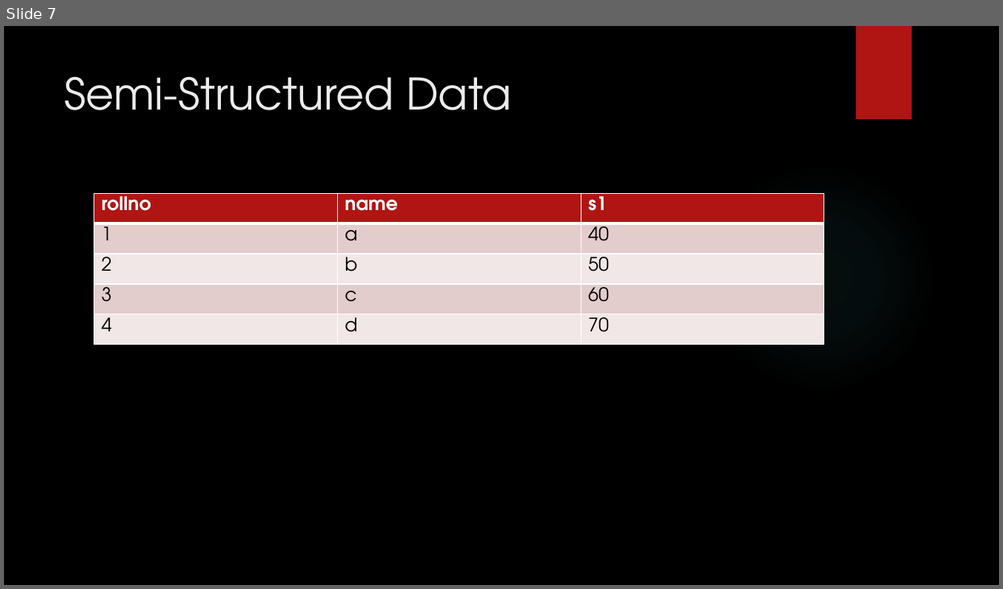
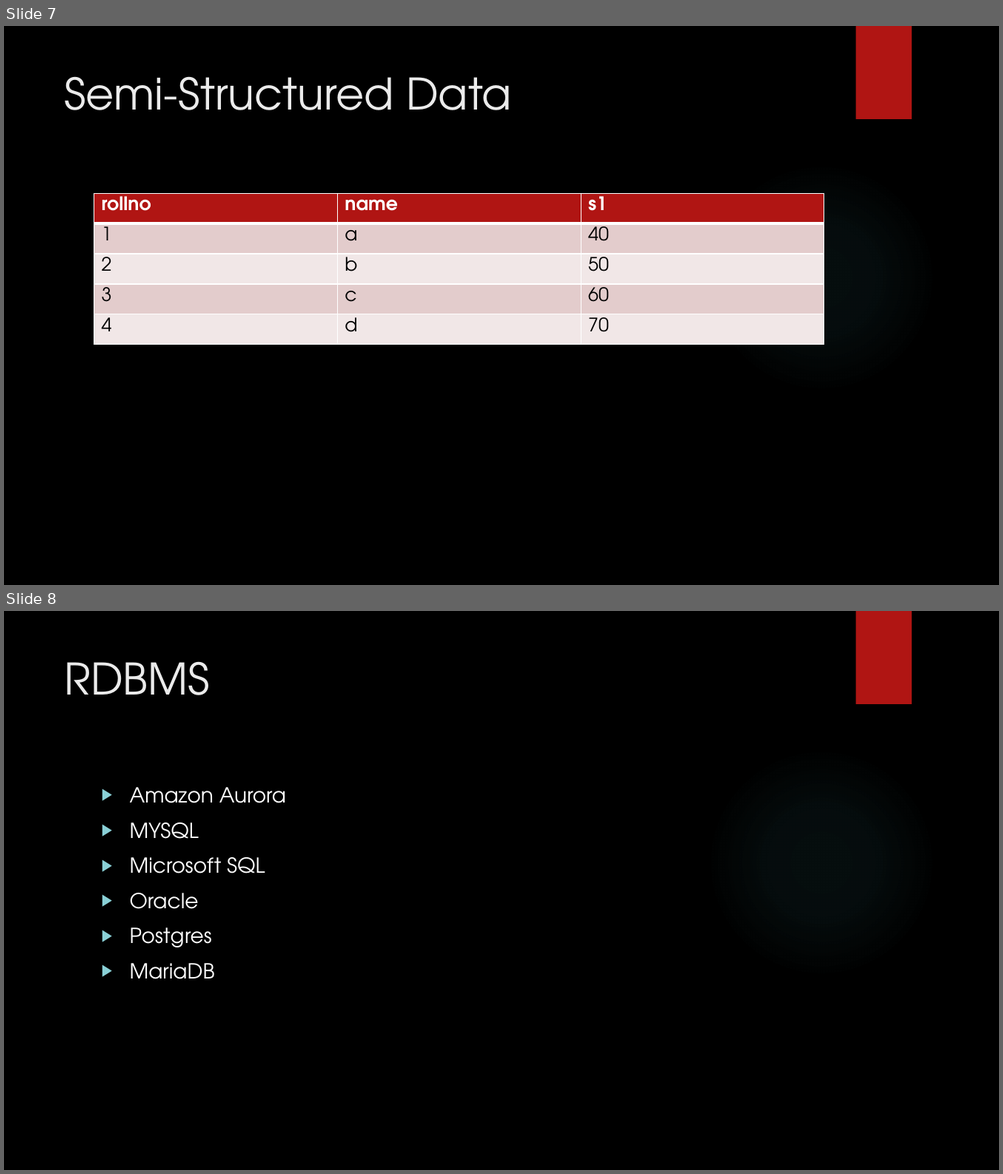
Before and after one commit to karthick1808/hadoopfundamentals, a slide deck: New Microsoft PowerPoint Presentation.pptx. Shown one above the other, each under a label of ours: slide 7 before the commit, slides 7 and 8 after it. The pictures are 1003x589 and 1003x1174 pixels, drawn with LibreOffice and Linux fonts; fonts in the diff are those of the drawing; background and template pictures are left out. Boxes give left, top, right and bottom in pixels: in the first picture for what was removed or moved away, otherwise in the second. Text is boxed around its words. In the diff, an @@ line names an element or a change of style, - is before the commit and + after.

```diff
--- a/New Microsoft PowerPoint Presentation.pptx
+++ b/New Microsoft PowerPoint Presentation.pptx
@@ slide 8 added at box(4, 611, 999, 1170), background picture (left out); not listed: 2 template elements that a slide beside it also shows @@
@@ title added at box(64, 661, 210, 695), 42 pt, text #EBEBEB @@
+RDBMS
@@ text added at box(130, 787, 286, 980), 20 pt, text #FFFFFF @@
+▶ Amazon Aurora
+▶ MYSQL
+▶ Microsoft SQL
+▶ Oracle
+▶ Postgres
+▶ MariaDB
```
Also in this commit, not shown: 6 other slides added.
